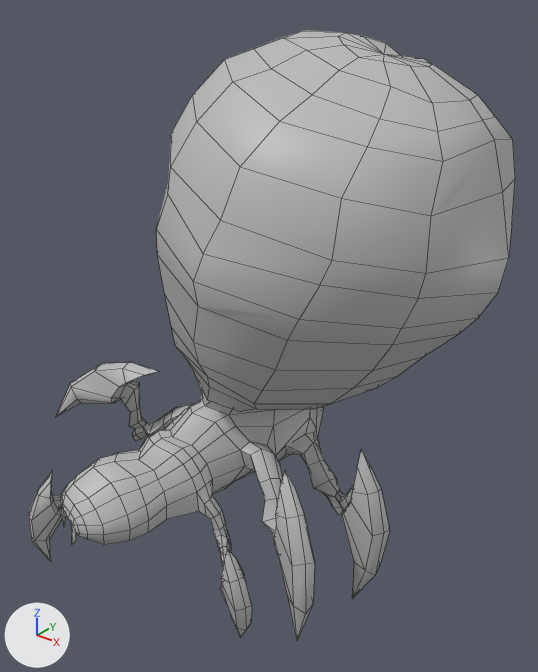
Renders of the FBX model BugSplat/Assets/Graphics/Animation/BoomerWalkAnim.fbx from each side of a commit.
Both versions are drawn from a 50 mm lens placed at (2.65, -3.16, 2.31), pointed at (0.12, 0.0, 0.34). Every picture has the same lights, and +X, +Y and +Z are marked at lower left. Mesh edges are drawn as thin lines. Where no turn or scale is listed for an object, it has been applied to the vertices.

Objects in the first picture: 'Boomer'.
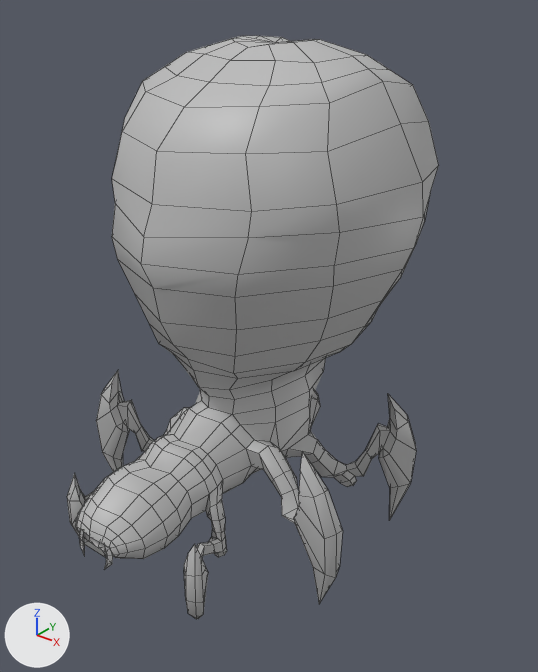
What the commit changed:
me_mesh is used by ob_boomer; location (0.002, -0.015, -0.988).
me_mesh had 1025 vertices, 1080 faces and spanned x -1.31..1.4, y -1.33..1.47, z -0.04..3.02.
me_mesh now has 1025 vertices, 1080 faces and spans x -0.98..0.98, y -1.35..1.32, z -1.0..2.0.
me_mesh part 1: the loose piece of 13 vertices spanning x -0.21..-0.15, y -1.33..-1.29, z 0.46..0.63 is turned 24 degrees about the z axis through its middle, then moved by (0.29, -0.02, -0.99).
me_mesh part 2: the loose piece of 13 vertices spanning x -0.4..-0.35, y -1.25..-1.21, z 0.46..0.63 is scaled about its middle by (1.1, 0.684, 0.998), then moved by (0.27, -0.1, -0.99).
me_mesh part 3: 999 of 1025 vertices moved; they spanned x -1.31..1.4, y -1.32..1.47, z -0.04..3.02 and now span x -0.98..0.98, y -1.35..1.32, z -1.0..2.0; mean shift (-0.04, 0.03, -0.99); largest move (-1.31, -0.59, 0.51) -> (-0.85, -0.45, -1.0).
Object 'Boomer' (ob_boomer) moves from (0.002, -0.015, -0.988) to (0.0, 0.0, 0.0).

Changed parts and their boxes [x1, y1, x2, y2] in the pictures (538 x 672 px; the box of a moved part takes in the faces that stretch with it):
'Boomer', reshaped, moved (24% narrower): before [29, 30, 515, 641]; after [67, 36, 438, 619]
part 1 of me_mesh, moved or reshaped: before [71, 524, 76, 544]; after [104, 546, 113, 570]
part 2 of me_mesh, moved or reshaped: before [62, 508, 67, 527]; after [79, 530, 85, 556]
part 3 of me_mesh, moved or reshaped: before [29, 30, 515, 641]; after [67, 36, 438, 619]
